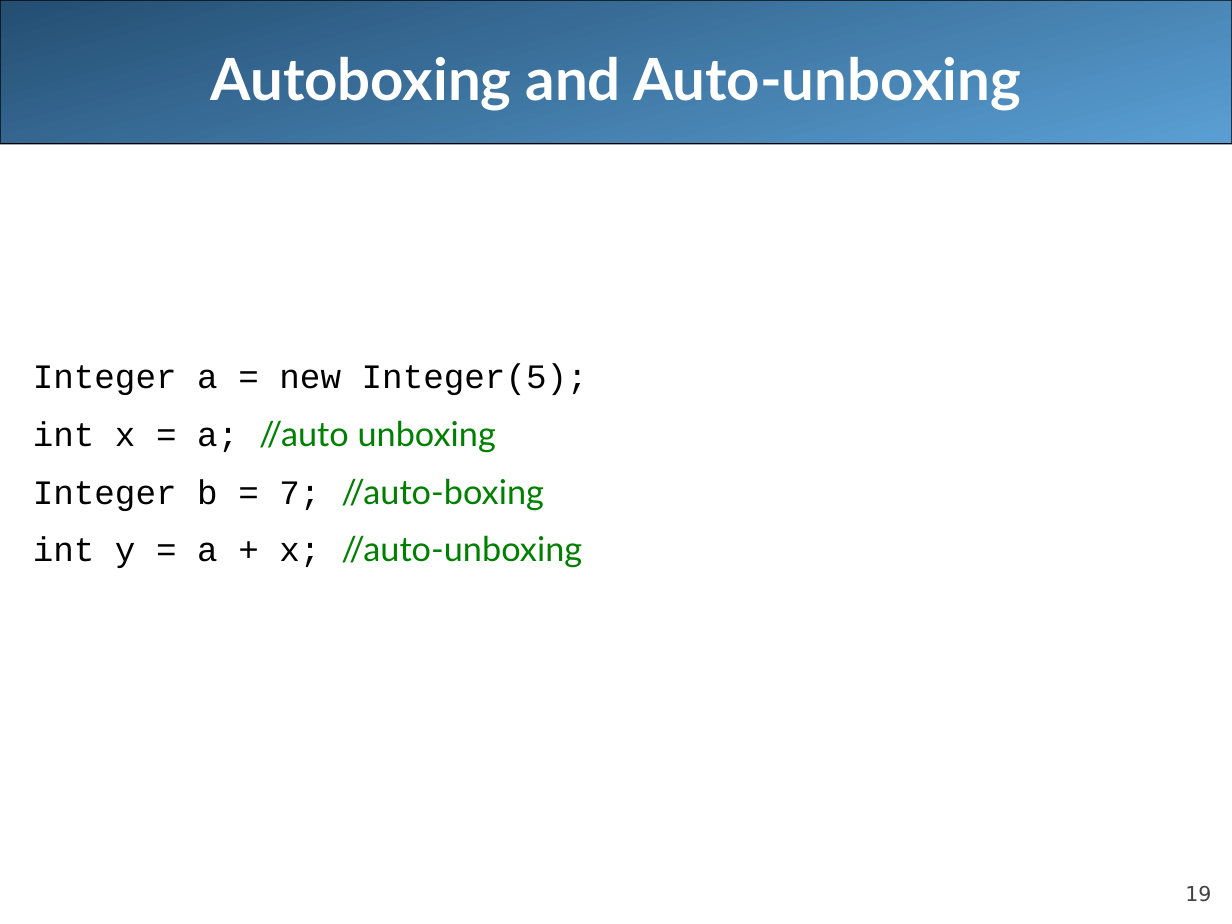
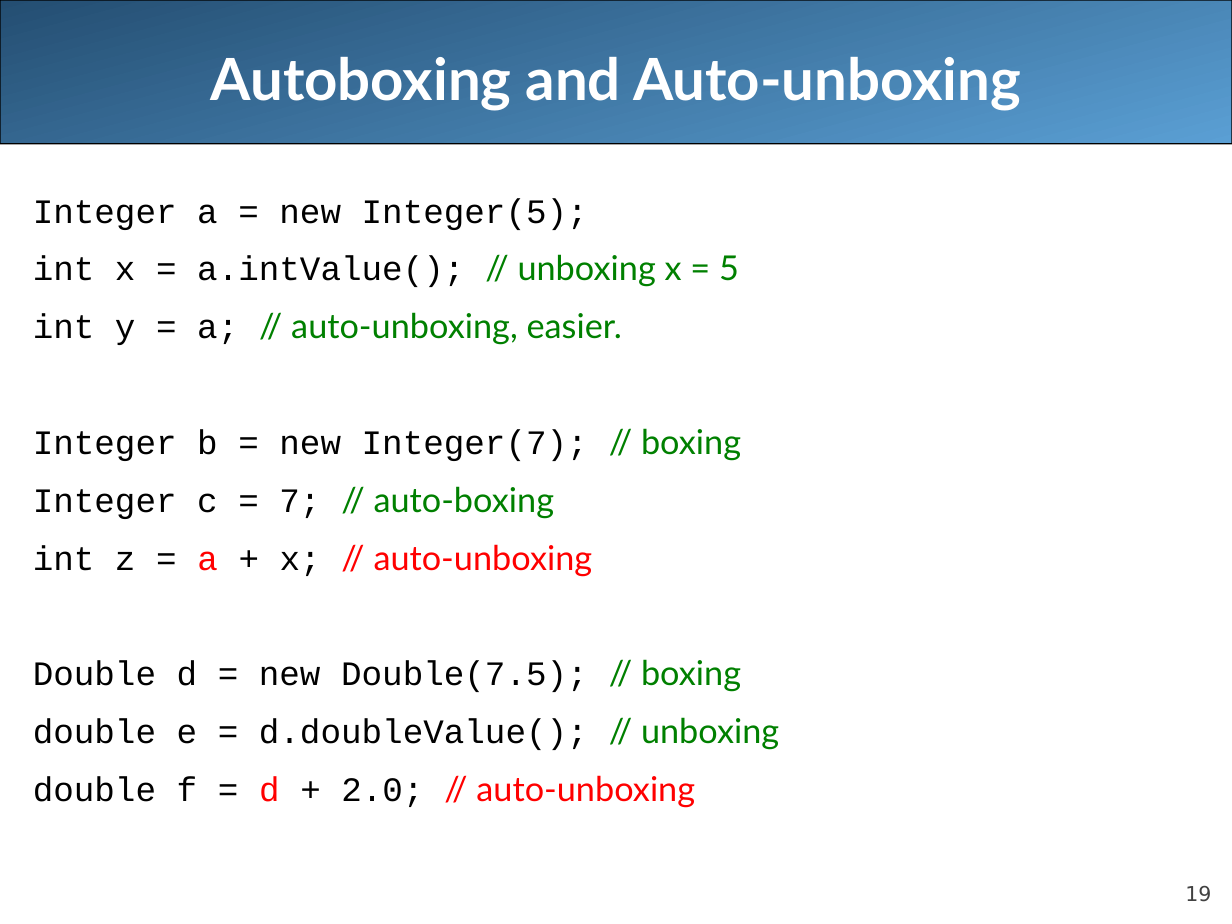
Before and after one commit to LongBaoNguyen/longbaonguyen.github.io, a slide deck: slide 19 of courses/apcsa/lecture7.ppt. Drawn at 1232x924 pixels with LibreOffice and Linux fonts; fonts in the diff are those of the drawing. Boxes give left, top, right and bottom in pixels: in the first picture for what was removed or moved away, otherwise in the second. Text is boxed around its words. In the diff, an @@ line names an element or a change of style, - is before the commit and + after.

```diff
--- a/courses/apcsa/lecture7.ppt
+++ b/courses/apcsa/lecture7.ppt
@@ text at (x1=33, y1=254, x2=779, y2=807): text changed; font Lato to Courier New; text colour #008000 to #000000 @@
-int x = a; //auto unboxing
-Integer b = 7; //auto-boxing
-int y = a + x; //auto-unboxing
+int x = a.intValue(); // unboxing x = 5
+int y = a; // auto-unboxing, easier.
+Integer b = new Integer(7); // boxing
+Integer c = 7; // auto-boxing
+int z = a + x; // auto-unboxing
+Double d = new Double(7.5); // boxing
+double e = d.doubleValue(); // unboxing
+double f = d + 2.0; // auto-unboxing
```
Also in this commit, not shown: 4 other slides changed, 1 slide added, 1 slide removed, 1 other file.
